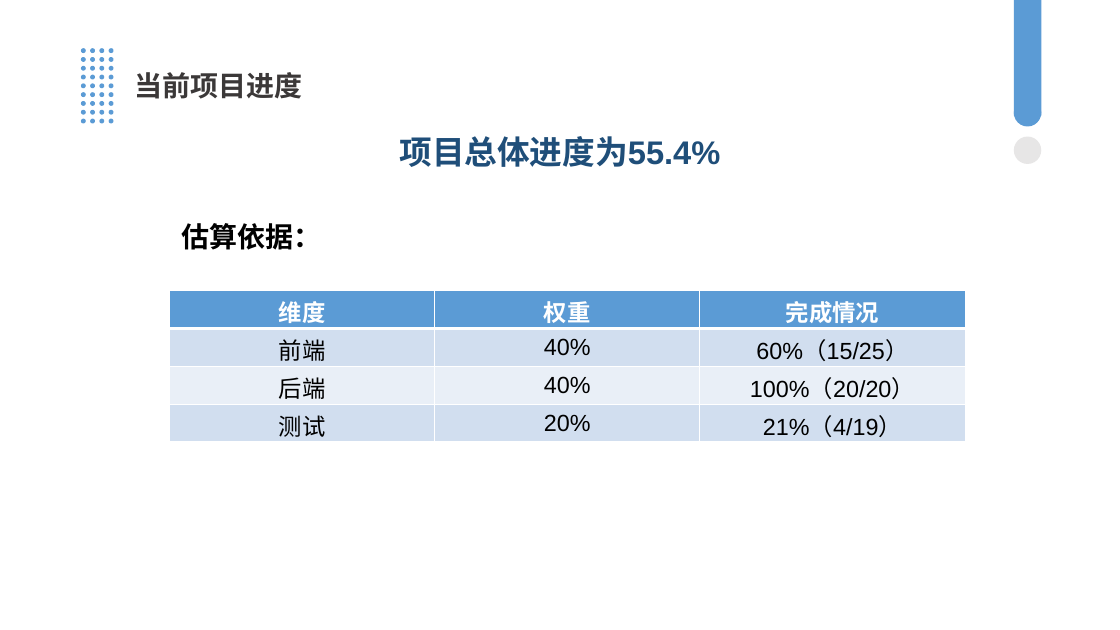
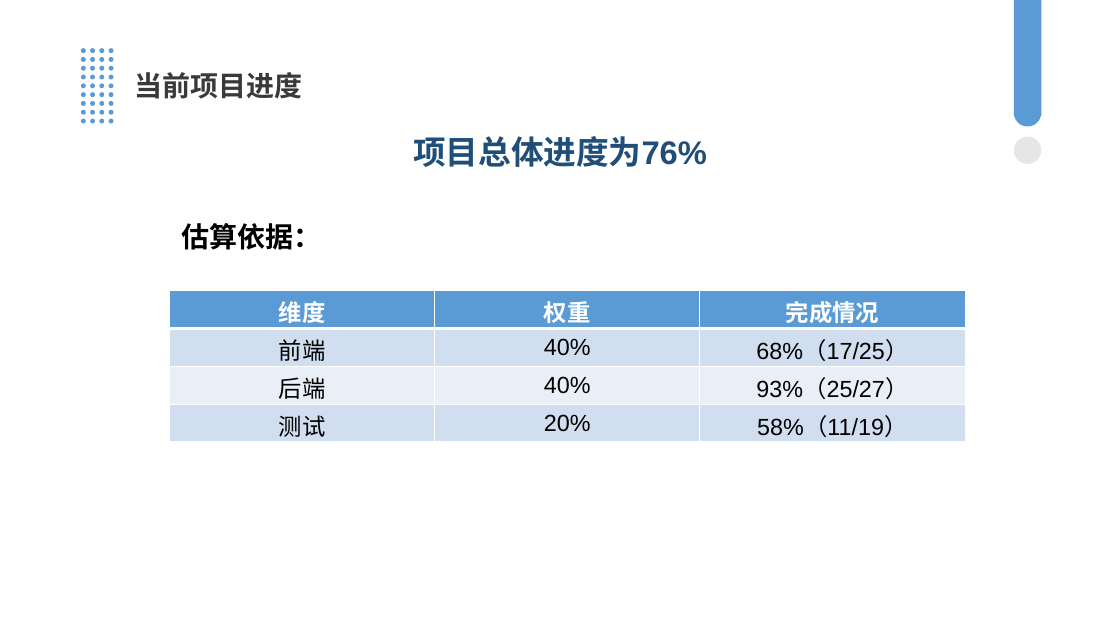
Before and after one commit to Starmoon30/Random-Shop, a slide deck: slide 4 of 其他/第五次阶段性评审PPT.pptx (slide 5 before the commit). Drawn at 1120x630 pixels with LibreOffice and Linux fonts; fonts in the diff are those of the drawing. Boxes give left, top, right and bottom in pixels: in the first picture for what was removed or moved away, otherwise in the second. Text is boxed around its words. In the diff, an @@ line names an element or a change of style, - is before the commit and + after.

```diff
--- a/其他/第五次阶段性评审PPT.pptx
+++ b/其他/第五次阶段性评审PPT.pptx
@@ text at (413, 136, 707, 167): text changed @@
-项目总体进度为55.4%
+项目总体进度为76%
@@ table at (170, 291, 966, 518) @@
-row 2, column 3: 60%（15/25）
+row 2, column 3: 68%（17/25）
-row 3, column 3: 100%（20/20）
+row 3, column 3: 93%（25/27）
-row 4, column 3: 21%（4/19）
+row 4, column 3: 58%（11/19）
```
Also in this commit, not shown: 6 other slides changed, 4 slides removed, 2 other files.
